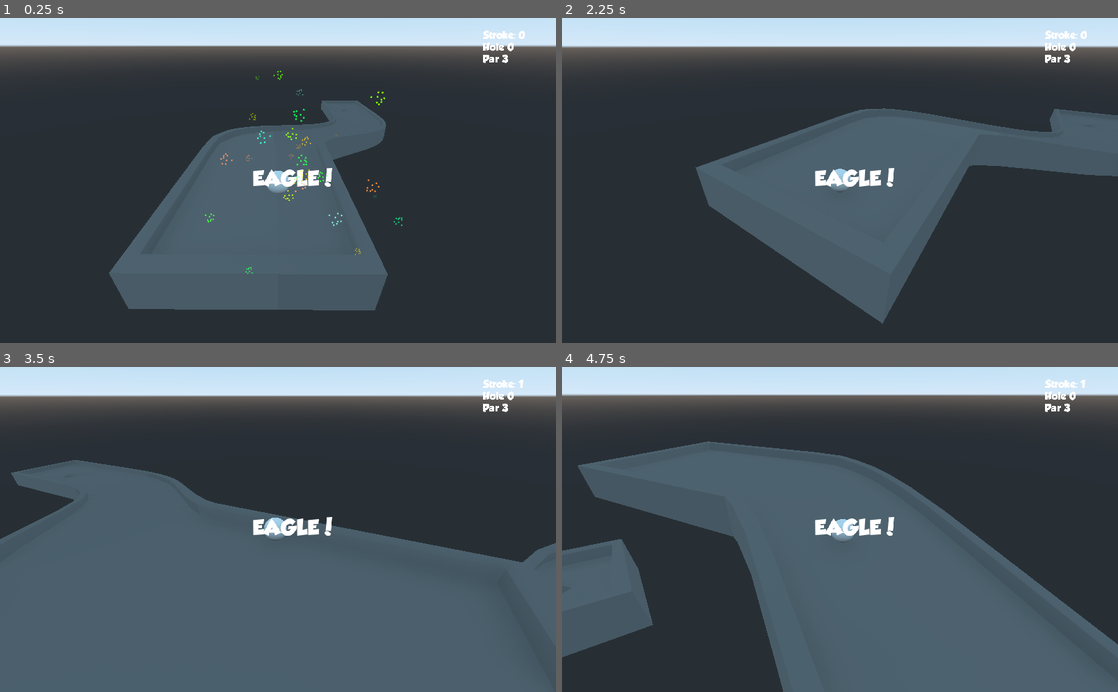
Above: before the commit, frames 1-4 (two rows, left to right).
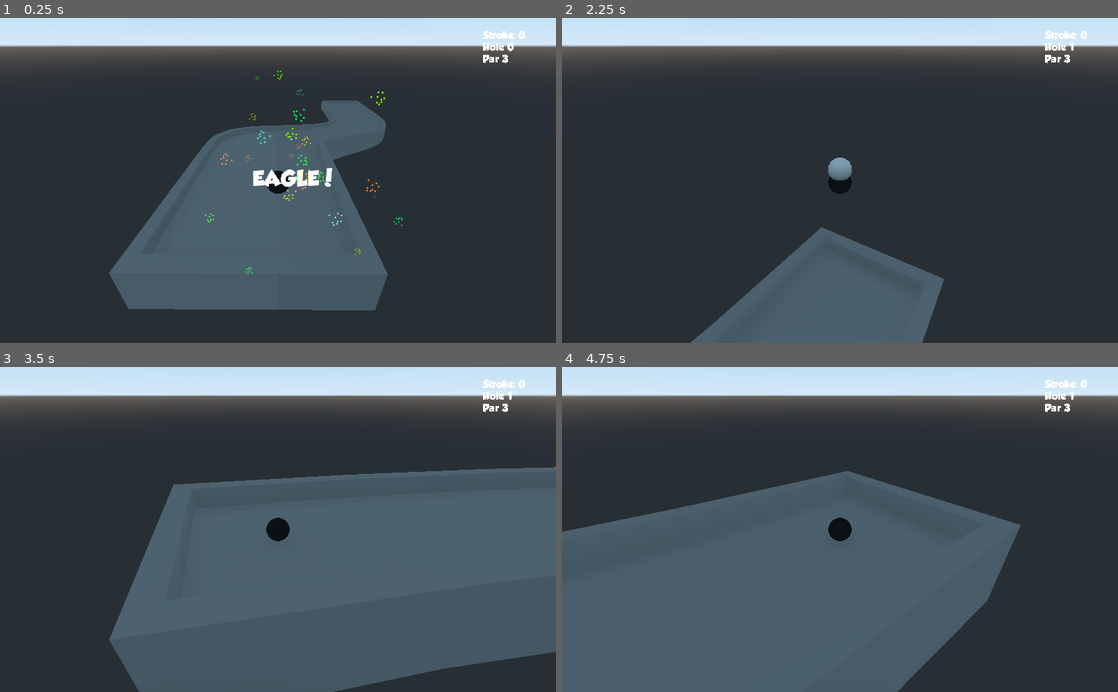
Above: after the commit, the same moments.

Repository: SlashScreen/golf
Game: Godot game, scene res://Levels/test_level.tscn
Same seed, same stepped clock (60 frames per second), same inputs: the game is played once before the commit and once after it.
Inputs (mouse positions are in pixels of both pictures, inside the frame that each line leads up to):
- Up to frame 1 (0.25 s): no input
- Up to frame 2 (2.25 s): move the mouse to (962, 164) at 0.52 s; hold D 0.53-1.28 s; click (962, 164) at 0.67 s; move the mouse to (728, 196) at 1.27 s; hold A 1.28-2.03 s; move the mouse to (895, 109) at 2.02 s; hold D from 2.03 s (still down)
- Up to frame 3 (3.5 s): keep holding D; move the mouse to (250, 594) at 2.77 s; click (250, 594) at 2.92 s
- Up to frame 4 (4.75 s): move the mouse to (1006, 578) at 3.52 s; release D at 3.53 s; hold A from 3.53 s (still down); move the mouse to (673, 480) at 4.27 s

The runs differ from the first frame. In frame 1, 0.1% of the frame differs, in the area x 48-53%, y 47-55%; in frame 2, 27%; in frame 3, 31%; in frame 4, 32%, in the area x 0-100%, y 3-100%.

Commit message:
working on golf ball looks. Needs sphere projection. Also imporved multiplayer a bit, but ti's still Super finicky.

Diff:
--- a/Levels/test_level.tscn
+++ b/Levels/test_level.tscn
@@ -19,7 +19,8 @@
 
 [node name="Course" parent="0" instance=ExtResource( 3 )]
 transform = Transform( 1.97147, 0, 0, 0, 1.97147, 0, 0, 0, 1.97147, 2.36525, -1.60759, 0 )
-mesh_path = ExtResource( 4 )
+mesh = ExtResource( 4 )
+material/0 = null
 
 [node name="Kill_Volume" parent="0" instance=ExtResource( 5 )]
 transform = Transform( 33.8851, 0, 0, 0, 1, 0, 0, 0, 33.8851, 0, -9.94058, 0 )
@@ -32,10 +33,11 @@
 
 [node name="Course" parent="1" instance=ExtResource( 3 )]
 transform = Transform( 1.97147, 0, 0, 0, 1.97147, 0, 0, 0, 1.97147, 2.36525, -1.60759, 0 )
-mesh_path = ExtResource( 7 )
+mesh = ExtResource( 7 )
+material/0 = null
 
 [node name="Kill_Volume" parent="1" instance=ExtResource( 5 )]
 transform = Transform( 33.8851, 0, 0, 0, 1, 0, 0, 0, 33.8851, 0, -9.94058, 0 )
 
 [node name="Golf_Hole_Volume" parent="1" instance=ExtResource( 6 )]
-transform = Transform( 1, 0, 0, 0, 1, 0, 0, 0, 1, 22.295, -4.13872, 7.28103 )
+transform = Transform( 1, 0, 0, 0, 1, 0, 0, 0, 1, 32.3125, -5.47135, 3.35808 )
--- a/Objects/Course.tscn
+++ b/Objects/Course.tscn
@@ -1,14 +1,6 @@
-[gd_scene load_steps=4 format=2]
+[gd_scene load_steps=2 format=2]
 
-[ext_resource path="res://Scripts/Course_Expose.gd" type="Script" id=1]
-[ext_resource path="res://assets/models/maps/testcourse2.obj" type="ArrayMesh" id=2]
-[ext_resource path="res://Scripts/Course_Setup.gd" type="Script" id=3]
+[ext_resource path="res://Scripts/Course_Setup.gd" type="Script" id=1]
 
-[node name="Course" type="Spatial"]
+[node name="Course_Mesh" type="MeshInstance"]
 script = ExtResource( 1 )
-
-[node name="Course_Mesh" type="MeshInstance" parent="."]
-mesh = ExtResource( 2 )
-material/0 = null
-script = ExtResource( 3 )
-[connection signal="meshready" from="." to="Course_Mesh" method="_on_Course_meshready"]
--- a/Objects/Golf_Ball_Obj.tscn
+++ b/Objects/Golf_Ball_Obj.tscn
@@ -14,6 +14,46 @@
 
 [sub_resource type="SphereMesh" id=3]
 
+[sub_resource type="VisualShaderNodeColorUniform" id=9]
+uniform_name = "Color"
+
+[sub_resource type="VisualShader" id=7]
+code = "shader_type spatial;
+uniform vec4 Color : hint_color;
+
+
+
+void vertex() {
+// Output:0
+
+}
+
+void fragment() {
+// ColorUniform:4
+	vec3 n_out4p0;
+	float n_out4p1;
+	n_out4p0 = Color.rgb;
+	n_out4p1 = Color.a;
+
+// Output:0
+	ALBEDO = n_out4p0;
+
+}
+
+void light() {
+// Output:0
+
+}
+"
+graph_offset = Vector2( -132.289, 130.5 )
+nodes/fragment/4/node = SubResource( 9 )
+nodes/fragment/4/position = Vector2( 140, 120 )
+nodes/fragment/connections = PoolIntArray( 4, 0, 0, 0 )
+
+[sub_resource type="ShaderMaterial" id=8]
+shader = SubResource( 7 )
+shader_param/Color = Color( 1, 1, 1, 1 )
+
 [node name="Golf_Ball_Obj" type="Spatial"]
 transform = Transform( 1.00089, 0, 0, 0, 1.00089, 0, 0, 0, 1.00089, 0, 0, 0 )
 
@@ -27,7 +67,7 @@
 [node name="Ballmesh" type="MeshInstance" parent="Ball"]
 transform = Transform( 0.2, 0, 0, 0, 0.2, 0, 0, 0, 0.2, 0, 0, 0 )
 mesh = SubResource( 3 )
-material/0 = null
+material/0 = SubResource( 8 )
 
 [node name="Arrow" type="Sprite3D" parent="Ball"]
 material_override = ExtResource( 2 )
--- a/Scripts/Course_Setup.gd
+++ b/Scripts/Course_Setup.gd
@@ -1,4 +1,5 @@
 extends MeshInstance
 #Sets up course collision mesh.
-func _on_Course_meshready():
+
+func _ready():
 	create_trimesh_collision()
--- a/Scripts/Golf_Ball.gd
+++ b/Scripts/Golf_Ball.gd
@@ -6,11 +6,14 @@
 #moving = moving
 var should_move = false
 var nextLocation = Vector3(0,0,0)
+onready var game_vars = get_node("/root/Signal_Router").gameVars
 
 func _ready():
 	#Load textures and things later
 	get_tree().get_root().get_node("Signal_Router").connect("move_ball",self,"_on_move_ball")
 	get_tree().get_root().get_node("Signal_Router").connect("on_oob",self,"_on_oob")
+	get_tree().get_root().get_node("Signal_Router").connect("switch",self,"switch")
+	switch(0)
 
 func _process(delta):
 	#TODO: make less finicky.
@@ -40,3 +43,6 @@
 		set_linear_velocity(Vector3(0,0,0)) #Make it stop moving
 		set_angular_velocity(Vector3(0,0,0)) #Make it stop rotating
 		state.transform.origin = nextLocation
+
+func switch(p):
+	get_node("Ballmesh").get_surface_material(0).set_shader_param("Color",game_vars.players[p].color)
--- a/Scripts/Signal_Router.gd
+++ b/Scripts/Signal_Router.gd
@@ -16,6 +16,7 @@
 signal clearHud
 signal ghost(color,pos)
 signal remove_ghost
+signal switch(p)
 
 func _ready():
 	file.open("res://Levels/levels.json",File.READ)
@@ -31,8 +32,10 @@
 	gameVars.players[gameVars.currentPlayer].hole += 1
 	gameVars.players[gameVars.currentPlayer].location = levels[gameVars.map].holes[str(gameVars.players[gameVars.currentPlayer].hole)].origin
 	reconnect()
+	connect("switch",self,"switch_players")
 	var o = (levels[gameVars.map].holes[str(gameVars.players[gameVars.currentPlayer].hole)].origin)
 	emit_signal("clearHud")
+	emit_signal("switch",0)
 	emit_signal("move_ball",Vector3(o.x,o.y,o.z))
 
 func hard_reset():
@@ -71,7 +74,7 @@
 func on_game_won():
 	print("In Hole!")
 	emit_signal("on_won")
-	t.set_wait_time(5) #const here is how long to wait before new hole
+	t.set_wait_time(2) #const here is how long to wait before new hole
 	t.start()
 	yield(t,"timeout")
 	new_hole()
Not shown: 1 places in Objects/Golf_Ball_Obj.tscn that only renumber resources
Binary file added: assets/graphics/golfball_normals.png
Not shown, added: assets/graphics/golfball_normals.png.import
Binary file added: assets/graphics/golfballpattern.jpeg
Not shown, added: assets/graphics/golfballpattern.jpeg.import
